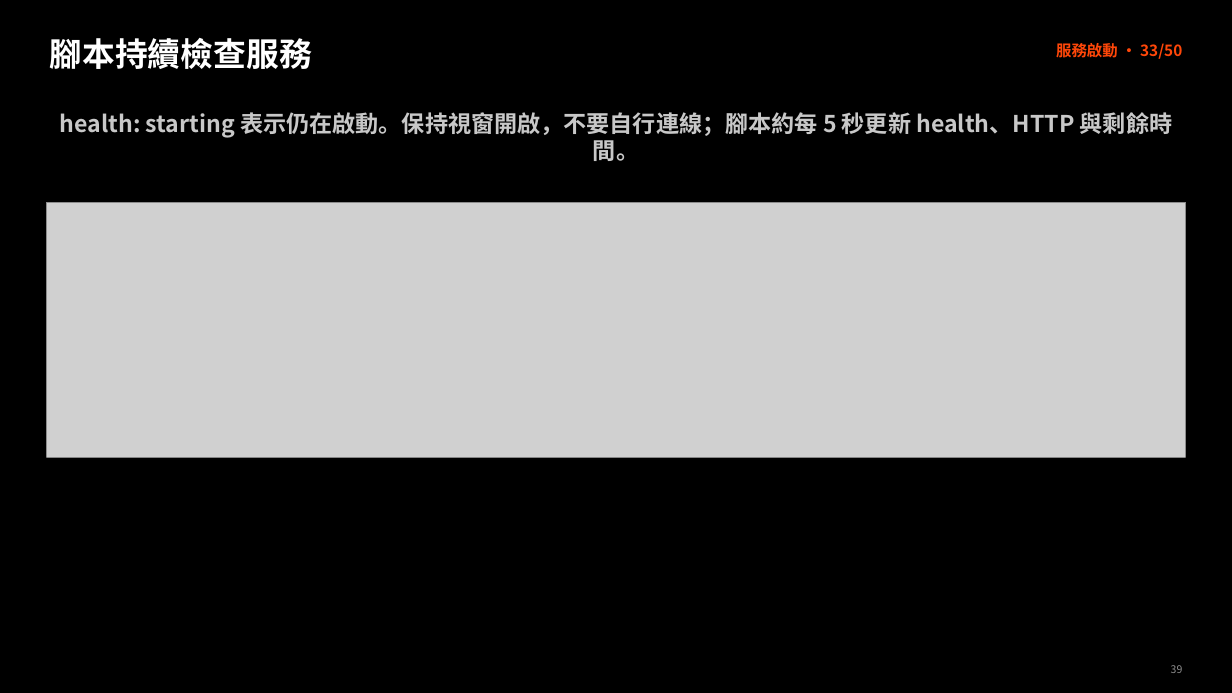
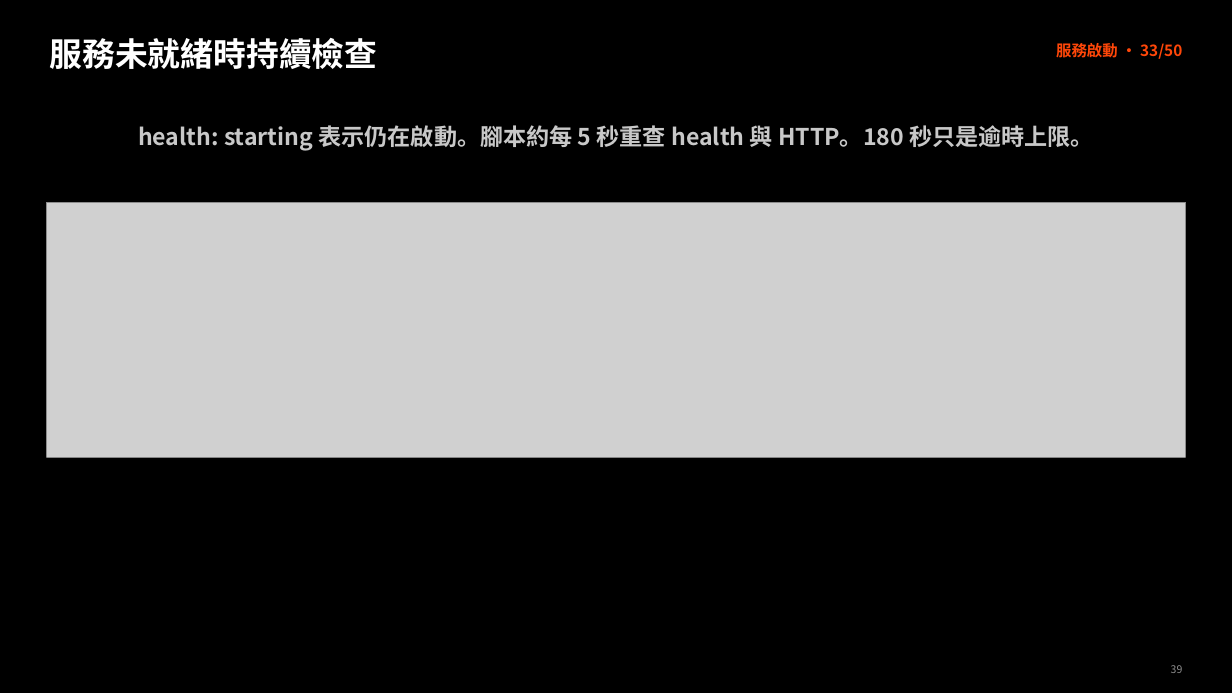
Before and after one commit to lee0401g/project-delivery_3LM, a slide deck: slide 39 of 地端AI建置實作.pptx. Drawn at 1232x693 pixels with LibreOffice and Linux fonts; fonts in the diff are those of the drawing; grey boxes stand for pictures. Boxes give left, top, right and bottom in pixels: in the first picture for what was removed or moved away, otherwise in the second. Text is boxed around its words. In the diff, an @@ line names an element or a change of style, - is before the commit and + after.

Commit message:
修改腳本無畏等待情形並同步

```diff
--- a/地端AI建置實作.pptx
+++ b/地端AI建置實作.pptx
@@ text at box(50, 38, 378, 69): text changed @@
-腳本持續檢查服務
+服務未就緒時持續檢查
@@ text at box(138, 125, 1094, 151): text changed @@
-health: starting 表示仍在啟動。保持視窗開啟，不要自行連線；腳本約每 5 秒更新 health、HTTP 與剩餘時間。
+health: starting 表示仍在啟動。腳本約每 5 秒重查 health 與 HTTP。180 秒只是逾時上限。
```
Also in this commit, not shown: 2 other slides changed, 2 other files.
